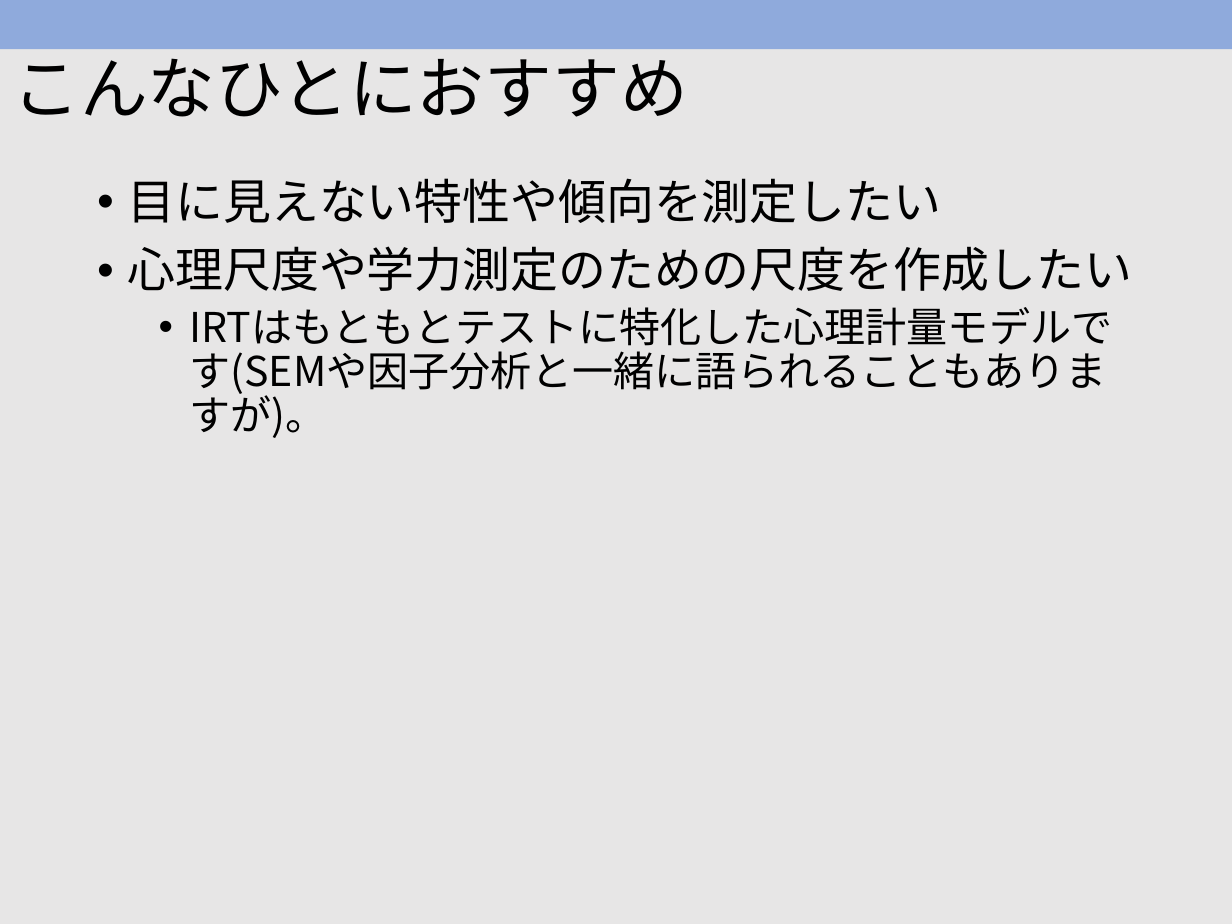
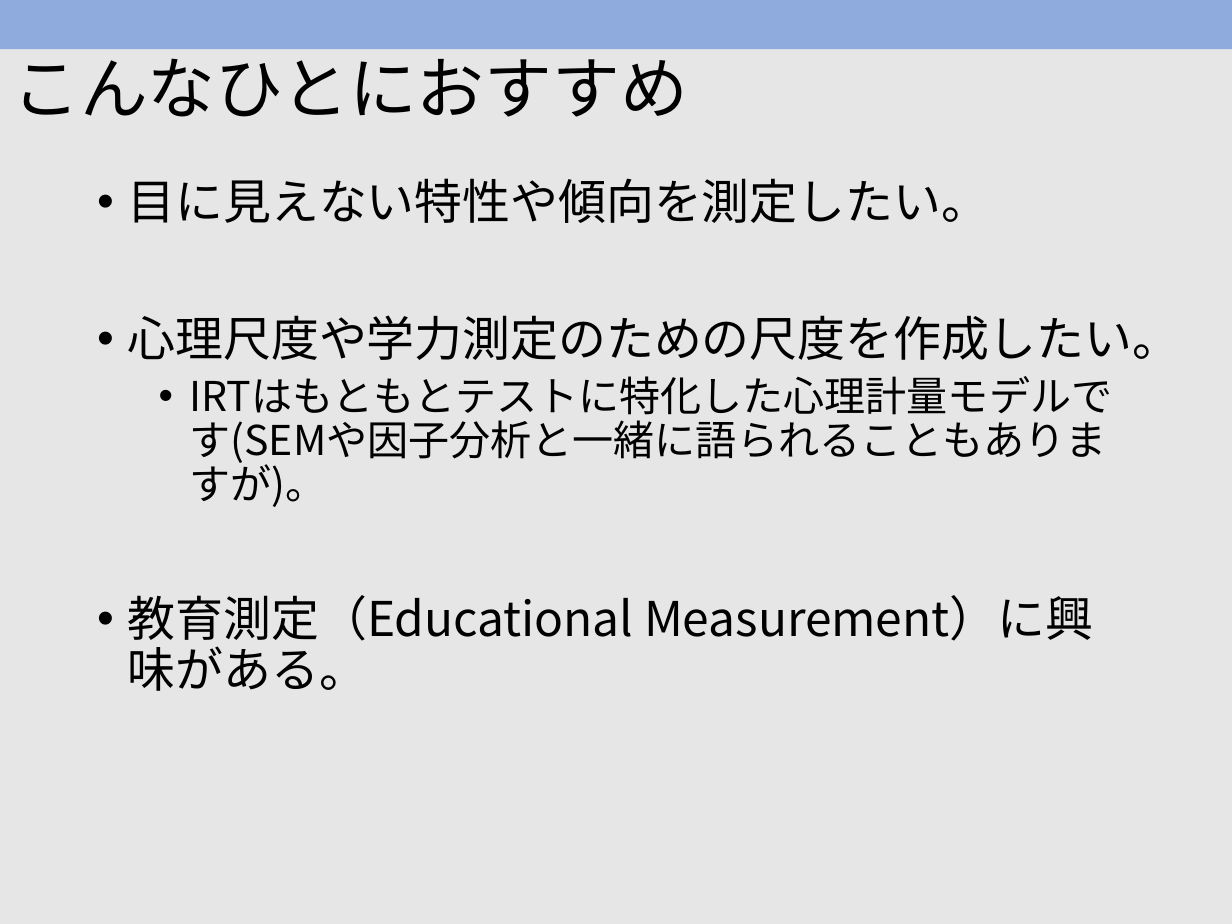
Before and after one commit to takuizum/Sendai.R, a slide deck: slide 5 of Rによる多母集団IRT.pptx. Drawn at 1232x924 pixels with LibreOffice and Linux fonts; fonts in the diff are those of the drawing. Boxes give left, top, right and bottom in pixels: in the first picture for what was removed or moved away, otherwise in the second. Text is boxed around its words. In the diff, an @@ line names an element or a change of style, - is before the commit and + after.

```diff
--- a/Rによる多母集団IRT.pptx
+++ b/Rによる多母集団IRT.pptx
@@ text at (x1=128, y1=178, x2=1181, y2=360): text changed @@
-• 目に見えない特性や傾向を測定したい
-• 心理尺度や学力測定のための尺度を作成したい
+• 目に見えない特性や傾向を測定したい。
+• 心理尺度や学力測定のための尺度を作成したい。
@@ text at (x1=128, y1=595, x2=1093, y2=691): paragraph added @@
+• 教育測定（Educational Measurement）に興味がある。
```
Also in this commit, not shown: 1 other slide changed, 1 slide added.
